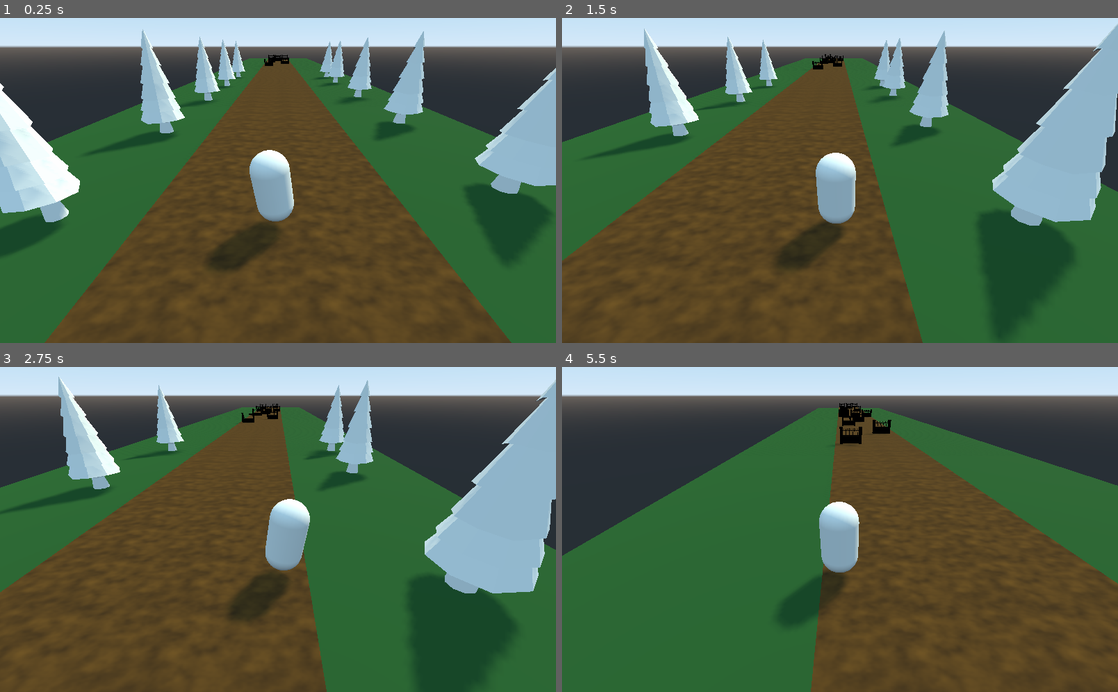
Above: before the commit, frames 1-4 (two rows, left to right).
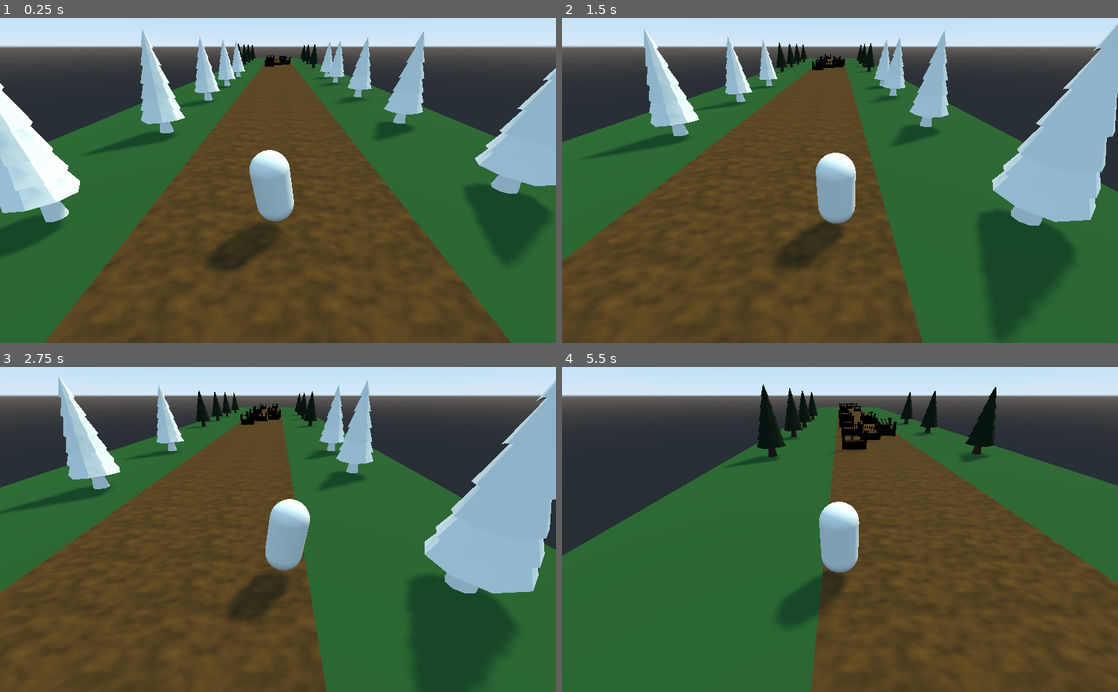
Above: after the commit, the same moments.

Repository: TaaviKodari/2022SyksyPe1715_Godot_Infinite_Runner
Game: Godot game, scene res://Main.tscn
The game is run twice, just before and just after one commit, with the same random seed, the same clock (stepped at 60 frames per second) and the same inputs.
Inputs:
- Up to frame 1 (0.25 s): no input
- Up to frame 2 (1.5 s): hold D (move_right) 0.53-1.28 s; tap Space (jump) at 0.77 s; hold A (move_left) from 1.28 s (still down)
- Up to frame 3 (2.75 s): tap Space (jump) at 1.52 s; release A (move_left) at 2.03 s; hold D (move_right) from 2.03 s (still down)
- Up to frame 4 (5.5 s): tap Space (jump) at 3.02, 3.77, 4.52 s; release D (move_right) at 3.53 s; hold A (move_left) from 3.53 s (still down)

The runs differ from the first frame. In frame 1, 0.3% of the frame differs, in the area x 42-58%, y 7-16%; in frame 2, 0.5%; in frame 3, 0.7%; in frame 4, 2.7%, in the area x 29-79%, y 5-31%.

Commit message:
tien palaset kuntoon

Diff:
--- a/Main.gd
+++ b/Main.gd
@@ -8,11 +8,29 @@
 onready var player = $Player
 onready var camera_pivot = $CameraPivot
 
+var initial_road_count :int = 5
+var road_scenes = [
+	load("res://Road1.tscn"),
+	load("res://Road2.tscn"),
+	load("res://Road3.tscn"),
+]
 # Called when the node enters the scene tree for the first time.
 func _ready():
+	randomize()
 	player.setup_jump(jump_length, jump_height, run_speed)
+
+	for i in range(initial_road_count):
+		var road = make_random_road()
+		road.translation.z = -(i+1) * 50
+		add_child(road)
 
 
 func _physics_process(delta):
 	camera_pivot.translation = player.translation
 	camera_pivot.translation.y = 0
+
+
+func make_random_road():
+	var road_scene = road_scenes[randi() % road_scenes.size()]
+	var road = road_scene.instance()
+	return road
--- a/Main.tscn
+++ b/Main.tscn
@@ -1,15 +1,11 @@
-[gd_scene load_steps=5 format=2]
+[gd_scene load_steps=4 format=2]
 
 [ext_resource path="res://RoadStart.tscn" type="PackedScene" id=1]
 [ext_resource path="res://Player.tscn" type="PackedScene" id=2]
 [ext_resource path="res://Main.gd" type="Script" id=3]
-[ext_resource path="res://Road1.tscn" type="PackedScene" id=4]
 
 [node name="Main" type="Spatial"]
 script = ExtResource( 3 )
-
-[node name="RoadBase" parent="." instance=ExtResource( 4 )]
-transform = Transform( 1, 0, 0, 0, 1, 0, 0, 0, 1, 0, 0, -100 )
 
 [node name="RoadStart" parent="." instance=ExtResource( 1 )]
 
@@ -23,9 +19,6 @@
 light_color = Color( 0.992157, 0.984314, 0.827451, 1 )
 shadow_enabled = true
 
-[node name="RoadBase2" parent="." instance=ExtResource( 4 )]
-transform = Transform( 1, 0, 0, 0, 1, 0, 0, 0, 1, 0, 0, -50 )
-
 [node name="CameraPivot" type="Spatial" parent="."]
 
 [node name="Camera" type="Camera" parent="CameraPivot"]
--- /dev/null
+++ b/Road2.tscn
@@ -0,0 +1,69 @@
+[gd_scene load_steps=4 format=2]
+
+[ext_resource path="res://Wall.tscn" type="PackedScene" id=1]
+[ext_resource path="res://RoadBase.tscn" type="PackedScene" id=2]
+[ext_resource path="res://Assets/7bmzbr68wxkw-LowPolyTree/lowpolytree.obj" type="ArrayMesh" id=3]
+
+[node name="Road2" instance=ExtResource( 2 )]
+
+[node name="Obstacles" type="Spatial" parent="." index="1"]
+
+[node name="Wall" parent="Obstacles" index="0" instance=ExtResource( 1 )]
+transform = Transform( 1, 0, 0, 0, 1, 0, 0, 0, 1, 2.24303, 0.6, -19.9908 )
+
+[node name="Wall2" parent="Obstacles" index="1" instance=ExtResource( 1 )]
+transform = Transform( 1, 0, 0, 0, 1, 0, 0, 0, 1, -2.17201, 0.6, -19.9908 )
+
+[node name="Wall3" parent="Obstacles" index="2" instance=ExtResource( 1 )]
+transform = Transform( 1, 0, 0, 0, 1, 0, 0, 0, 1, -2.17201, 0.6, -11.6617 )
+
+[node name="Wall4" parent="Obstacles" index="3" instance=ExtResource( 1 )]
+transform = Transform( 1, 0, 0, 0, 1, 0, 0, 0, 1, -0.0870759, 0.64765, -16.7991 )
+
+[node name="Wall5" parent="Obstacles" index="4" instance=ExtResource( 1 )]
+transform = Transform( 1, 0, 0, 0, 1, 0, 0, 0, 1, 1.61913, 0.64765, -34.3225 )
+
+[node name="Wall6" parent="Obstacles" index="5" instance=ExtResource( 1 )]
+transform = Transform( 1, 0, 0, 0, 1, 0, 0, 0, 1, -2.70063, 0.64765, -45.1295 )
+
+[node name="Wall7" parent="Obstacles" index="6" instance=ExtResource( 1 )]
+transform = Transform( 1, 0, 0, 0, 1, 0, 0, 0, 1, 1.76547, 0.64765, -40.4582 )
+
+[node name="Wall8" parent="Obstacles" index="7" instance=ExtResource( 1 )]
+transform = Transform( 1, 0, 0, 0, 1, 0, 0, 0, 1, -2.4557, 0.64765, -37.519 )
+
+[node name="Wall9" parent="Obstacles" index="8" instance=ExtResource( 1 )]
+transform = Transform( 1, 0, 0, 0, 1, 0, 0, 0, 1, -2.4557, 0.64765, -28.7789 )
+
+[node name="Wall10" parent="Obstacles" index="9" instance=ExtResource( 1 )]
+transform = Transform( 1, 0, 0, 0, 1, 0, 0, 0, 1, 2.69615, 0.64765, -25.654 )
+
+[node name="Enviroment" type="Spatial" parent="." index="2"]
+
+[node name="lowpolytree" type="MeshInstance" parent="Enviroment" index="0"]
+transform = Transform( 1, 0, 0, 0, 1, 0, 0, 0, 1, 8.67191, 2.3858, -35.8037 )
+mesh = ExtResource( 3 )
+
+[node name="lowpolytree2" type="MeshInstance" parent="Enviroment" index="1"]
+transform = Transform( 1, 0, 0, 0, 1, 0, 0, 0, 1, 8.67191, 2.3858, -23.5741 )
+mesh = ExtResource( 3 )
+
+[node name="lowpolytree3" type="MeshInstance" parent="Enviroment" index="2"]
+transform = Transform( 1, 0, 0, 0, 1, 0, 0, 0, 1, 8.67191, 2.3858, -10.2454 )
+mesh = ExtResource( 3 )
+
+[node name="lowpolytree4" type="MeshInstance" parent="Enviroment" index="3"]
+transform = Transform( 1, 0, 0, 0, 1, 0, 0, 0, 1, -9.13748, 2.48413, -19.2831 )
+mesh = ExtResource( 3 )
+
+[node name="lowpolytree5" type="MeshInstance" parent="Enviroment" index="4"]
+transform = Transform( 1, 0, 0, 0, 1, 0, 0, 0, 1, -9.13748, 2.48413, -29.269 )
+mesh = ExtResource( 3 )
+
+[node name="lowpolytree6" type="MeshInstance" parent="Enviroment" index="5"]
+transform = Transform( 1, 0, 0, 0, 1, 0, 0, 0, 1, -9.13748, 2.48413, -42.1827 )
+mesh = ExtResource( 3 )
+
+[node name="lowpolytree7" type="MeshInstance" parent="Enviroment" index="6"]
+transform = Transform( 1, 0, 0, 0, 1, 0, 0, 0, 1, -9.13748, 2.48413, -8.92107 )
+mesh = ExtResource( 3 )
--- /dev/null
+++ b/Road3.tscn
@@ -0,0 +1,88 @@
+[gd_scene load_steps=4 format=2]
+
+[ext_resource path="res://Wall.tscn" type="PackedScene" id=1]
+[ext_resource path="res://RoadBase.tscn" type="PackedScene" id=2]
+[ext_resource path="res://Assets/7bmzbr68wxkw-LowPolyTree/lowpolytree.obj" type="ArrayMesh" id=3]
+
+[node name="Road3" instance=ExtResource( 2 )]
+
+[node name="Obstacles" type="Spatial" parent="." index="1"]
+
+[node name="Wall" parent="Obstacles" index="0" instance=ExtResource( 1 )]
+transform = Transform( 1, 0, 0, 0, 1, 0, 0, 0, 1, -2.5925, 0.590953, -49.0383 )
+
+[node name="Wall2" parent="Obstacles" index="1" instance=ExtResource( 1 )]
+transform = Transform( 1, 0, 0, 0, 1, 0, 0, 0, 1, 2.70149, 0.590953, -46.0405 )
+
+[node name="Wall3" parent="Obstacles" index="2" instance=ExtResource( 1 )]
+transform = Transform( 1, 0, 0, 0, 1, 0, 0, 0, 1, -2.5638, 0.590953, -40.074 )
+
+[node name="Wall4" parent="Obstacles" index="3" instance=ExtResource( 1 )]
+transform = Transform( 1, 0, 0, 0, 1, 0, 0, 0, 1, 2.62898, 0.590953, -35.5644 )
+
+[node name="Wall5" parent="Obstacles" index="4" instance=ExtResource( 1 )]
+transform = Transform( 1, 0, 0, 0, 1, 0, 0, 0, 1, -2.68861, 0.590953, -35.5644 )
+
+[node name="Wall6" parent="Obstacles" index="5" instance=ExtResource( 1 )]
+transform = Transform( 1, 0, 0, 0, 1, 0, 0, 0, 1, -2.68861, 0.590953, -31.2388 )
+
+[node name="Wall7" parent="Obstacles" index="6" instance=ExtResource( 1 )]
+transform = Transform( 1, 0, 0, 0, 1, 0, 0, 0, 1, 2.17398, 0.592063, -28.9582 )
+
+[node name="Wall8" parent="Obstacles" index="7" instance=ExtResource( 1 )]
+transform = Transform( 1, 0, 0, 0, 1, 0, 0, 0, 1, 2.17398, 0.592063, -22.4126 )
+
+[node name="Wall9" parent="Obstacles" index="8" instance=ExtResource( 1 )]
+transform = Transform( 1, 0, 0, 0, 1, 0, 0, 0, 1, -2.01829, 0.592063, -25.3339 )
+
+[node name="Wall10" parent="Obstacles" index="9" instance=ExtResource( 1 )]
+transform = Transform( 1, 0, 0, 0, 1, 0, 0, 0, 1, -2.01829, 0.592063, -12.1154 )
+
+[node name="Wall11" parent="Obstacles" index="10" instance=ExtResource( 1 )]
+transform = Transform( 1, 0, 0, 0, 1, 0, 0, 0, 1, 0.727859, 0.592063, -17.3955 )
+
+[node name="Enviroment" type="Spatial" parent="." index="2"]
+
+[node name="lowpolytree" type="MeshInstance" parent="Enviroment" index="0"]
+transform = Transform( 1, 0, 0, 0, 1, 0, 0, 0, 1, -9.1373, 2.2614, -4.44694 )
+mesh = ExtResource( 3 )
+
+[node name="lowpolytree2" type="MeshInstance" parent="Enviroment" index="1"]
+transform = Transform( 1, 0, 0, 0, 1, 0, 0, 0, 1, -9.1373, 2.2614, -13.876 )
+mesh = ExtResource( 3 )
+
+[node name="lowpolytree3" type="MeshInstance" parent="Enviroment" index="2"]
+transform = Transform( 1, 0, 0, 0, 1, 0, 0, 0, 1, -9.1373, 2.2614, -27.2129 )
+mesh = ExtResource( 3 )
+
+[node name="lowpolytree4" type="MeshInstance" parent="Enviroment" index="3"]
+transform = Transform( 1, 0, 0, 0, 1, 0, 0, 0, 1, -9.1373, 2.2614, -39.9344 )
+mesh = ExtResource( 3 )
+
+[node name="lowpolytree5" type="MeshInstance" parent="Enviroment" index="4"]
+transform = Transform( 1, 0, 0, 0, 1, 0, 0, 0, 1, -9.1373, 2.2614, -46.9929 )
+mesh = ExtResource( 3 )
+
+[node name="lowpolytree6" type="MeshInstance" parent="Enviroment" index="5"]
+transform = Transform( 1, 0, 0, 0, 1, 0, 0, 0, 1, 8.39581, 2.2614, -46.9929 )
+mesh = ExtResource( 3 )
+
+[node name="lowpolytree7" type="MeshInstance" parent="Enviroment" index="6"]
+transform = Transform( 1, 0, 0, 0, 1, 0, 0, 0, 1, 8.39581, 2.2614, -38.9929 )
+mesh = ExtResource( 3 )
+
+[node name="lowpolytree8" type="MeshInstance" parent="Enviroment" index="7"]
+transform = Transform( 1, 0, 0, 0, 1, 0, 0, 0, 1, 8.39581, 2.2614, -30.6723 )
+mesh = ExtResource( 3 )
+
+[node name="lowpolytree9" type="MeshInstance" parent="Enviroment" index="8"]
+transform = Transform( 1, 0, 0, 0, 1, 0, 0, 0, 1, 8.39581, 2.2614, -23.1904 )
+mesh = ExtResource( 3 )
+
+[node name="lowpolytree10" type="MeshInstance" parent="Enviroment" index="9"]
+transform = Transform( 1, 0, 0, 0, 1, 0, 0, 0, 1, 8.39581, 2.2614, -13.9026 )
+mesh = ExtResource( 3 )
+
+[node name="lowpolytree11" type="MeshInstance" parent="Enviroment" index="10"]
+transform = Transform( 1, 0, 0, 0, 1, 0, 0, 0, 1, 8.39581, 2.2614, -7.05172 )
+mesh = ExtResource( 3 )
